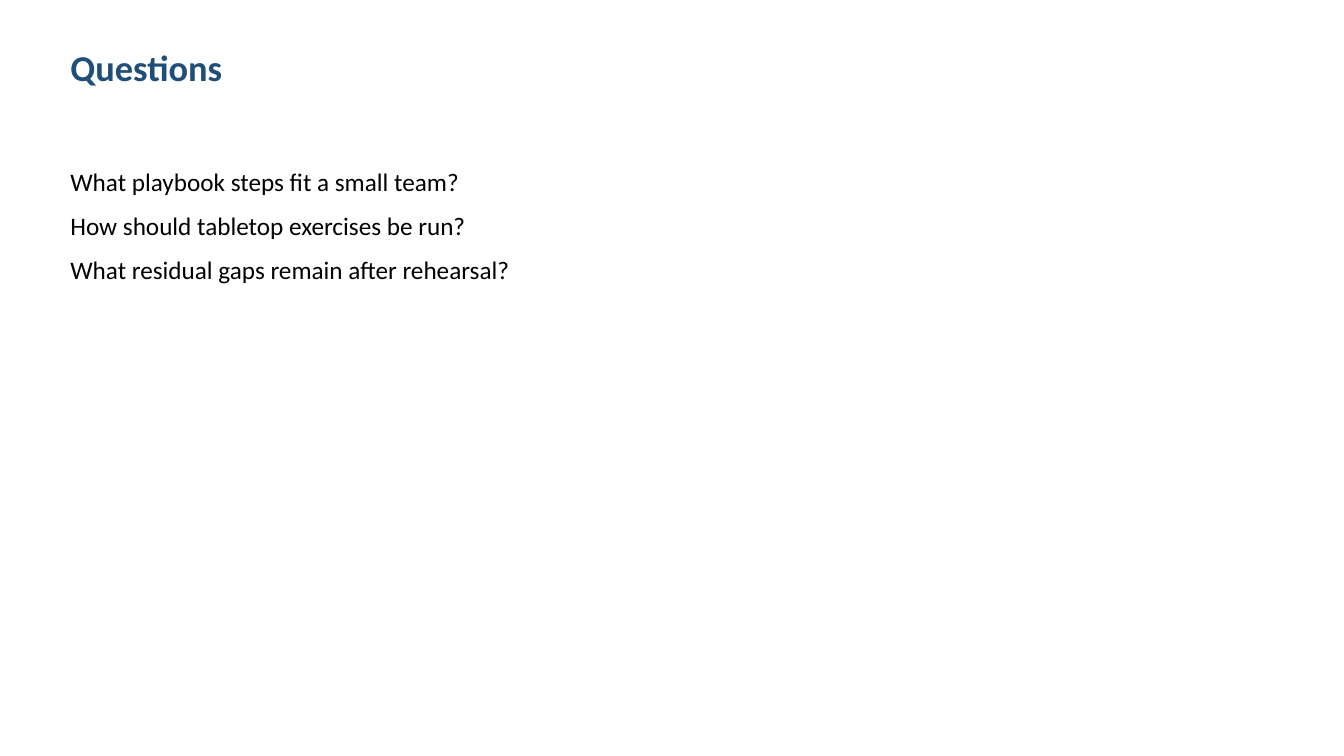
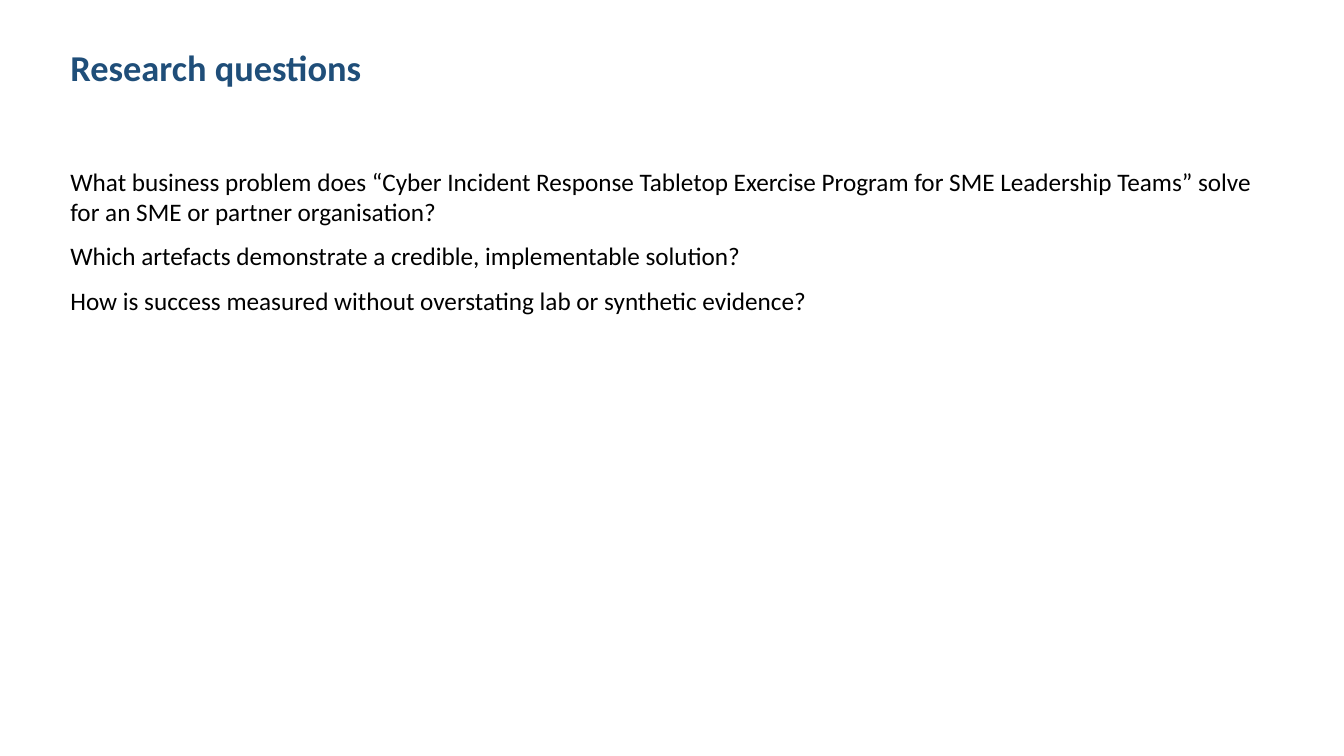
Before and after one commit to shohrabniaz/ir-tabletop-exercise-program, a slide deck: slide 2 of Final_Submission/02_Presentation.pptx. Drawn at 1344x756 pixels with LibreOffice and Linux fonts; fonts in the diff are those of the drawing. Boxes give left, top, right and bottom in pixels: in the first picture for what was removed or moved away, otherwise in the second. Text is boxed around its words. In the diff, an @@ line names an element or a change of style, - is before the commit and + after.

```diff
--- a/Final_Submission/02_Presentation.pptx
+++ b/Final_Submission/02_Presentation.pptx
@@ text at (x1=70, y1=55, x2=361, y2=87): text changed @@
-Questions
+Research questions
@@ text at (x1=70, y1=173, x2=1251, y2=315): text changed @@
-What playbook steps fit a small team?
-How should tabletop exercises be run?
-What residual gaps remain after rehearsal?
+What business problem does “Cyber Incident Response Tabletop Exercise Program for SME Leadership Teams” solve for an SME or partner organisation?
+Which artefacts demonstrate a credible, implementable solution?
+How is success measured without overstating lab or synthetic evidence?
```
Also in this commit, not shown: 3 other slides changed, 12 other files.
